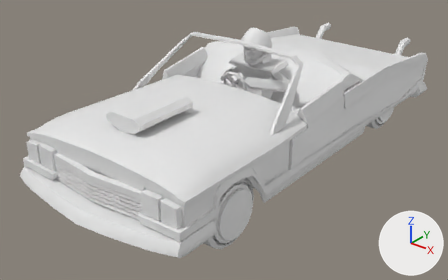
The glTF model Development/GMTKJam2025Client/3D/Models/CarFrame5.gltf as it was, and as the next commit left it.
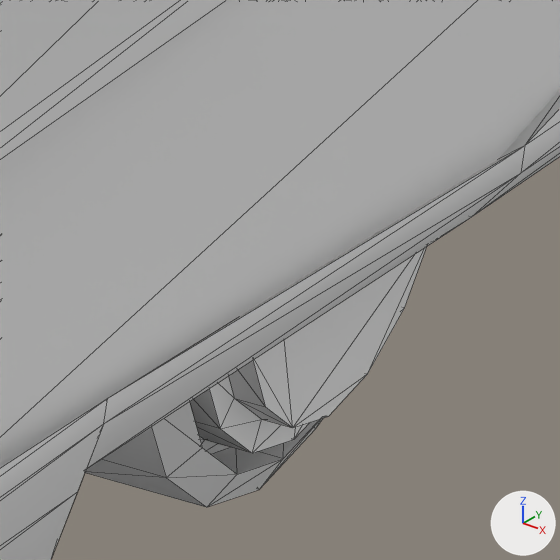
Old and new are each drawn whole from a 50 mm camera at (2.5, -3.16, 1.78) aimed at (-0.1, 0.08, -0.23) and again close up on the part from 80% to 91% of the width and 31% to 48% of the height. Lighting does not change. The marker at lower right points along +X, +Y and +Z. The last two pictures show the newer version. The close-ups show mesh edges as thin lines. Materials are left out; every surface is plain grey. Where no turn or scale is listed for an object, it has been applied to the vertices. Vertices at exactly the same position are counted once.

Objects in the first close-up: 'BackLeftWheel_Car5', 'CarFrame5'.
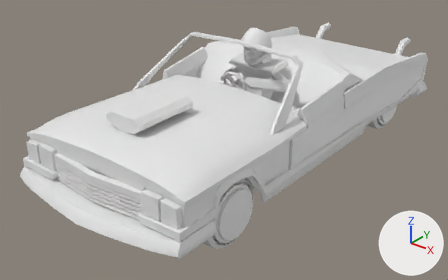
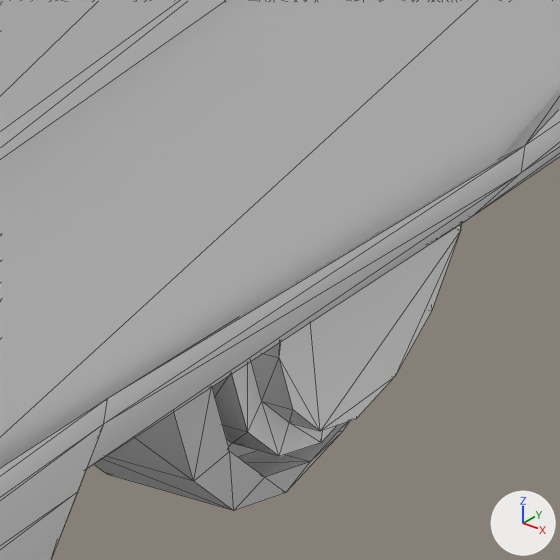
Where the newer file only moved an object's origin or applied its transform, the numbers keep the older frame.

Patch to the scene script:
```diff
--- a/Development/GMTKJam2025Client/3D/Models/CarFrame5.gltf.py
+++ b/Development/GMTKJam2025Client/3D/Models/CarFrame5.gltf.py
@@ me_cube_315 @@
 # used by ob_backleftwheel_car5; location = (0.5282, 1.3894, -0.1842)
-me_cube_315.from_pydata(...)  # 160 vertices, 316 faces; spans x -0.092..0.066, y -0.228..0.228, z -0.228..0.228
+me_cube_315.from_pydata(...)  # 160 vertices, 316 faces; spans x -0.075..0.083, y -0.221..0.235, z -0.228..0.228
+# me_cube_315 part 1: the whole mesh is mirrored in y about its middle, then moved by (0.017, 0.007, 0.0)
```

Changed parts and their boxes [x1, y1, x2, y2] in the close-ups (560 x 560 px):
'BackLeftWheel_Car5', moved, mirrored
    before: [85, 247, 426, 507]
    after: [94, 224, 462, 511]
